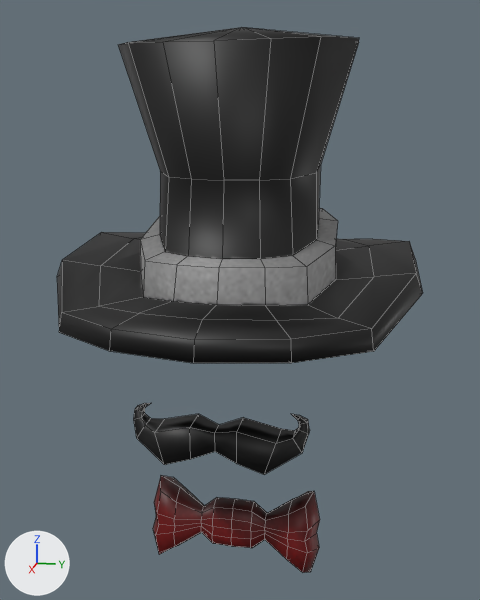
The FBX model KazgarsRevenge/KazgarsRevenge/KazgarsRevengeContent/Models/Enemies/Outfits/skeleOutfit.fbx, before and after one commit.
The view is the same before and after, from a 50 mm camera at (0.01485, 0.00401, 0.03968) aimed at (-0.00003, 0.00103, 0.03596). Arrows for +X, +Y and +Z are at lower left; the lights stay in place. Mesh edges are drawn as thin lines. Where no turn or scale is listed for an object, it has been applied to the vertices.

Before the edit, the objects in view are built like this:
```python
me_jeebs = bpy.data.meshes.new('jeebs')
me_jeebs.from_pydata(...)  # 310 vertices, 322 faces; spans x -0.00409..0.00413, y -0.00404..0.00404, z -0.00939..0.00301
# faces by material slot: [182, 112, 28]
me_jeebs.materials.append(mat_butt_black__butler)  # picture img_butler_png
me_jeebs.materials.append(mat_butt_red__butler)  # picture img_butler_png
me_jeebs.materials.append(mat_butt_stripe__butler)  # picture img_butler_png
ob_jeebs = bpy.data.objects.new('jeebs', me_jeebs)
ob_jeebs.location = (0.0, 0.00104, 0.03895)
```
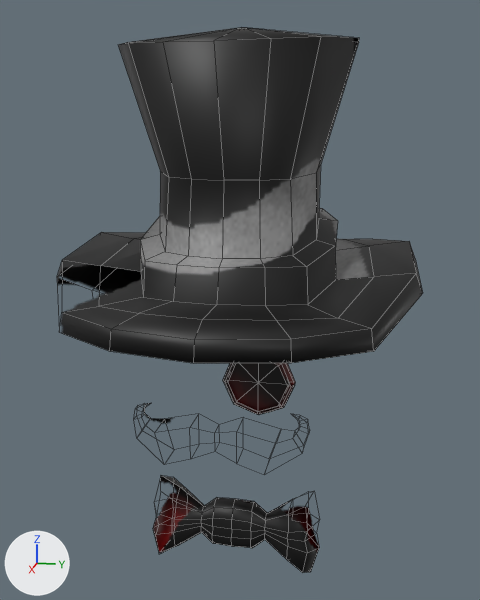
The newer file is also turned or shifted as a whole; pictures and numbers use the older file's frame.

Location of each change, (x1, y1, x2, y2) in pixels of the pictures (480 x 600 px):
```json
{"part": 1, "of": "me_jeebs", "change": "added", "after": [223, 363, 295, 415]}
{"part": 2, "of": "me_jeebs", "change": "surface changed", "before": [57, 27, 372, 573], "after": [57, 27, 372, 573]}
```

Edits to the scene script, one JSON object a line:
```json
{"op": "add", "block": "mat_butt_gold__butler", "code": ["mat_butt_gold__butler = principled_material('butt_gold__butler')", "mat_butt_gold__butler.texture = img_butler_png  # with its transparency"]}
{"op": "add", "block": "mat_butt_glass__butler", "code": ["mat_butt_glass__butler = principled_material('butt_glass__butler')", "mat_butt_glass__butler.texture = img_butler_png  # with its transparency"]}
{"block": "me_jeebs", "where": "# used by ob_jeebs; location = (0.0, 0.00104, 0.03895)"}
{"op": "remove", "block": "me_jeebs", "code": "me_jeebs.from_pydata(...)  # 310 vertices, 322 faces; spans x -0.00409..0.00413, y -0.00404..0.00404, z -0.00939..0.00301"}
{"op": "add", "block": "me_jeebs", "code": "me_jeebs.from_pydata(...)  # 352 vertices, 370 faces; spans x -0.00409..0.00413, y -0.00404..0.00404, z -0.00939..0.00301"}
{"block": "me_jeebs", "change": "me_jeebs part 1: a new loose piece of 42 vertices spanning x 0.00236..0.00267, y 0.00016..0.0016, z -0.00474..-0.00329"}
{"block": "me_jeebs", "change": "me_jeebs part 2: 316 kept faces spanning x -0.00385..0.00413, y -0.00404..0.00404, z -0.00939..0.00301 get new texture (UV) coordinates"}
{"op": "add", "block": "me_jeebs", "code": "me_jeebs.materials.append(mat_butt_glass__butler)  # picture img_butler_png"}
{"op": "add", "block": "me_jeebs", "code": "me_jeebs.materials.append(mat_butt_gold__butler)  # picture img_butler_png"}
```
